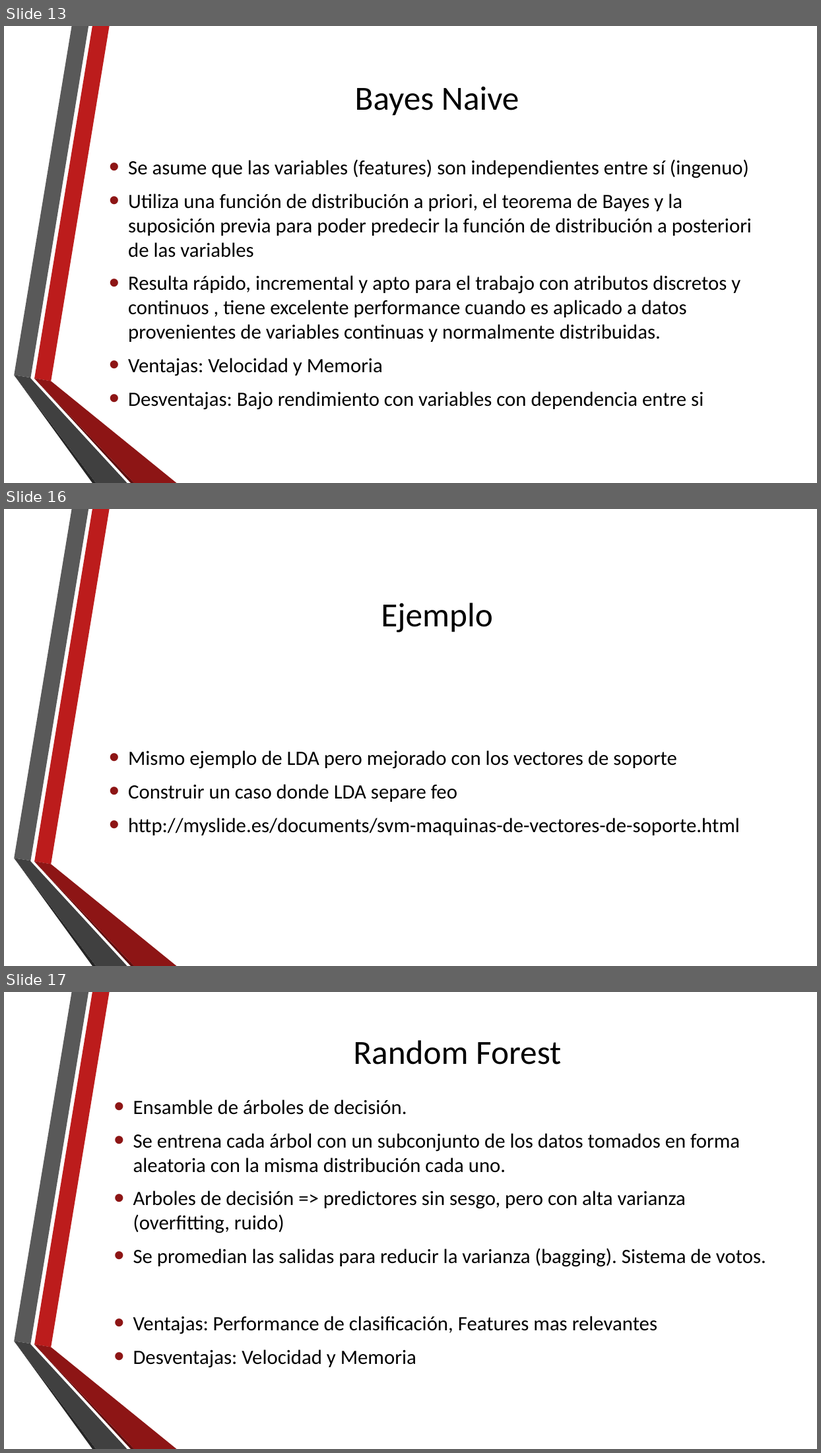
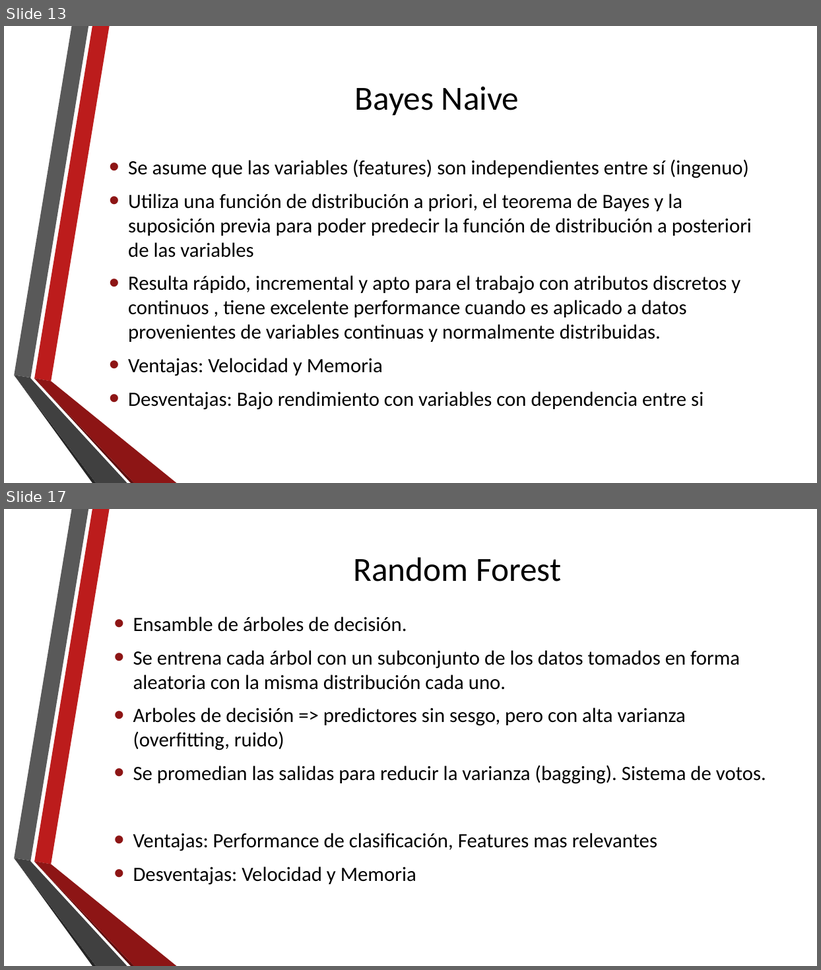
Before and after one commit to neozero86/tesis-megea, a slide deck: Presentacion/PresentacionTesis.pptx. Shown one above the other, each under a label of ours: slides 13, 16 and 17 before the commit, slides 13 and 17 after it; the slides between them are not shown. The pictures are 821x1453 and 821x970 pixels, drawn with LibreOffice and Linux fonts; fonts in the diff are those of the drawing; background and template pictures are left out. Boxes give left, top, right and bottom in pixels: in the first picture for what was removed or moved away, otherwise in the second. Text is boxed around its words. In the diff, an @@ line names an element or a change of style, - is before the commit and + after.

```diff
--- a/Presentacion/PresentacionTesis.pptx
+++ b/Presentacion/PresentacionTesis.pptx
@@ slide 16 removed at (x1=4, y1=509, x2=817, y2=966), background picture (left out); not listed: 6 template elements that a slide beside it also shows @@
@@ title removed at (x1=381, y1=603, x2=492, y2=632) @@
-Ejemplo
@@ text removed at (x1=128, y1=751, x2=740, y2=836) @@
-• Mismo ejemplo de LDA pero mejorado con los vectores de soporte
-• Construir un caso donde LDA separe feo
-• http://myslide.es/documents/svm-maquinas-de-vectores-de-soporte.html
```
Also in this commit, not shown: 6 slides changed, 5 slides added, 3 other slides removed, 11 other files.
